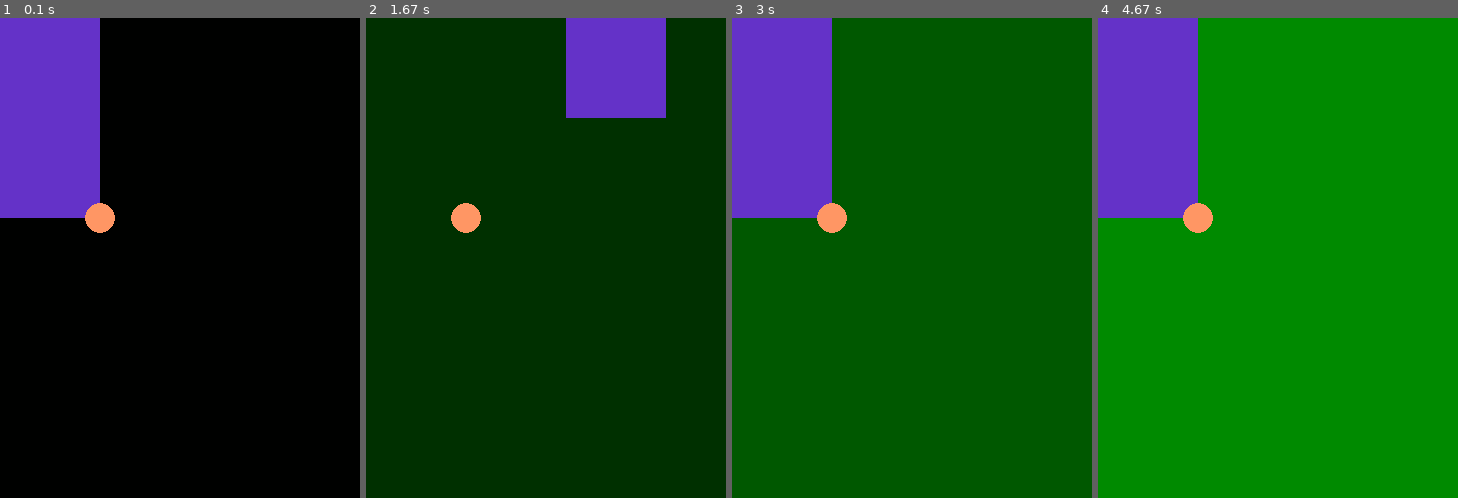
Above: before the commit, frames 1-4 (left to right).
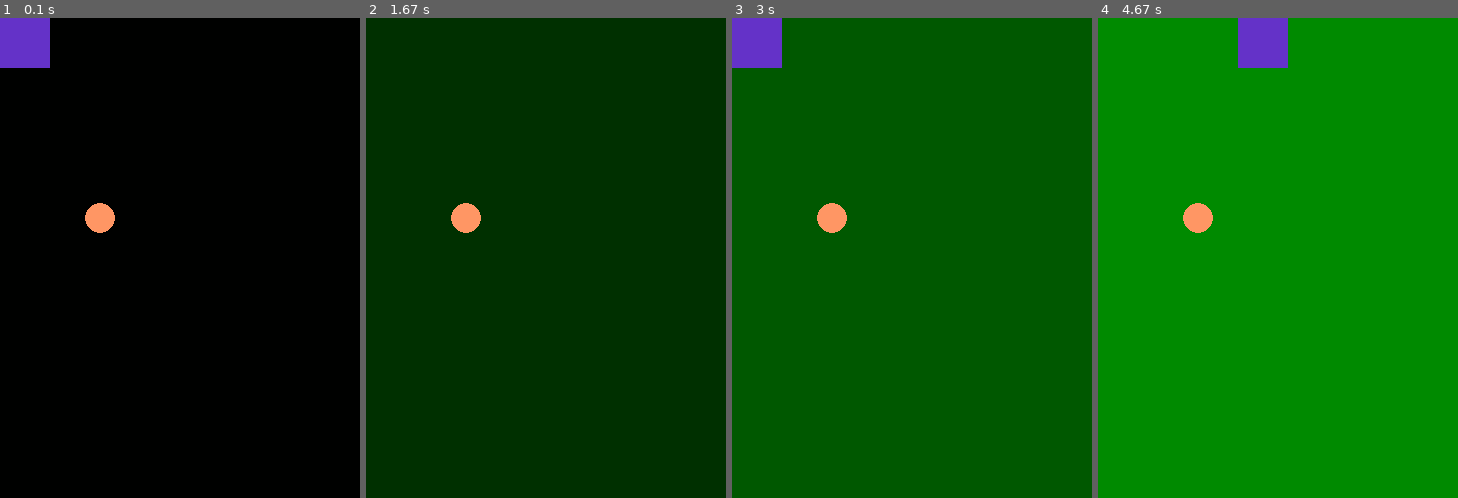
Above: after the commit, the same moments.

Repository: olesiko/template-pygame
Game: pygame game, started from game.py
Same seed, same stepped clock (60 frames per second), same inputs: the game is played once before the commit and once after it.
Inputs:
- Up to frame 1 (0.1 s): no input
- Up to frame 2 (1.67 s): hold D 0.33-0.8 s; hold W 0.83-1.13 s; hold D 1.17-1.63 s
- Up to frame 3 (3 s): hold A 1.67-2.2 s; hold S 2.23-2.53 s; hold A 2.57-2.97 s
- Up to frame 4 (4.67 s): hold W 3-3.37 s; hold D 3.4-4.03 s; hold S 4.07-4.43 s; hold A from 4.47 s (still down)

The runs differ from the first frame. In frame 1, 10% of the frame differs, in the area x 0-28%, y 0-42%; in frame 2, 5.8%; in frame 3, 10%; in frame 4, 13%, in the area x 0-53%, y 0-42%.

Commit message:
Add files via upload

Diff:
--- a/game.py
+++ b/game.py
@@ -1,6 +1,9 @@
 import pygame
+import random
 
 WIDTH = 360
+width_player = 50
+height_player = 50
 HEIGHT = 480
 FPS = 30
 y = 0
@@ -34,28 +37,50 @@
 
 
 
-    pygame.draw.rect(screen,(100,50,200),[x,y,100,200])
+    pygame.draw.rect(screen,(100,50,200),[x,y,width_player,height_player])
 
     pygame.draw.circle(screen,colorApple,[x_APPLE,y_Apple],15)
 
+
+        # if event.type == pygame.KEYDOWN:
+        #     if event.key == pygame.K_w:
+        #         y = y - 100
+        #         print("нажали на w")
+        #     if event.key == pygame.K_s:
+        #         y = y + 100
+        #         print("нажали на S")
+        #     if event.key == pygame.K_d:
+        #         x = x + 100
+        #         print("нажали на D")
+        #     if event.key == pygame.K_a:
+        #         x = x - 100
+        #         print("нажали на A")
+
+    if ((x<x_APPLE and x_APPLE<x+50 + width_player)and(y<y_Apple and y_Apple<y+50 + height_player)):
+        width_player += 10
+        x_APPLE = random.randint(0,WIDTH)
+        y_Apple = random.randint(0,WIDTH)
+        pygame.draw.circle(screen,colorApple,[x_APPLE,y_Apple],15)
+
+
+
+
+
+    keys = pygame.key.get_pressed()
+    if keys[pygame.K_w]:
+        y -= 10
+    if keys[pygame.K_s]:
+        y += 10
+    if keys[pygame.K_a]:
+        x -= 10
+    if keys[pygame.K_d]:
+        x += 10
     for event in pygame.event.get():
         if event.type == pygame.QUIT:
             running = False
-        if event.type == pygame.KEYDOWN:
-            if event.key == pygame.K_w:
-                y = y - 100
-                print("нажали на w")
-            if event.key == pygame.K_s:
-                y = y + 100
-                print("нажали на S")
-            if event.key == pygame.K_d:
-                x = x + 100
-                print("нажали на D")
-            if event.key == pygame.K_a:
-                x = x - 100
-                print("нажали на A")
-
-
+    if (x<0 or x>WIDTH-50):
+        running = False
+        pass
 
     pygame.display.flip()
 pygame.quit()
